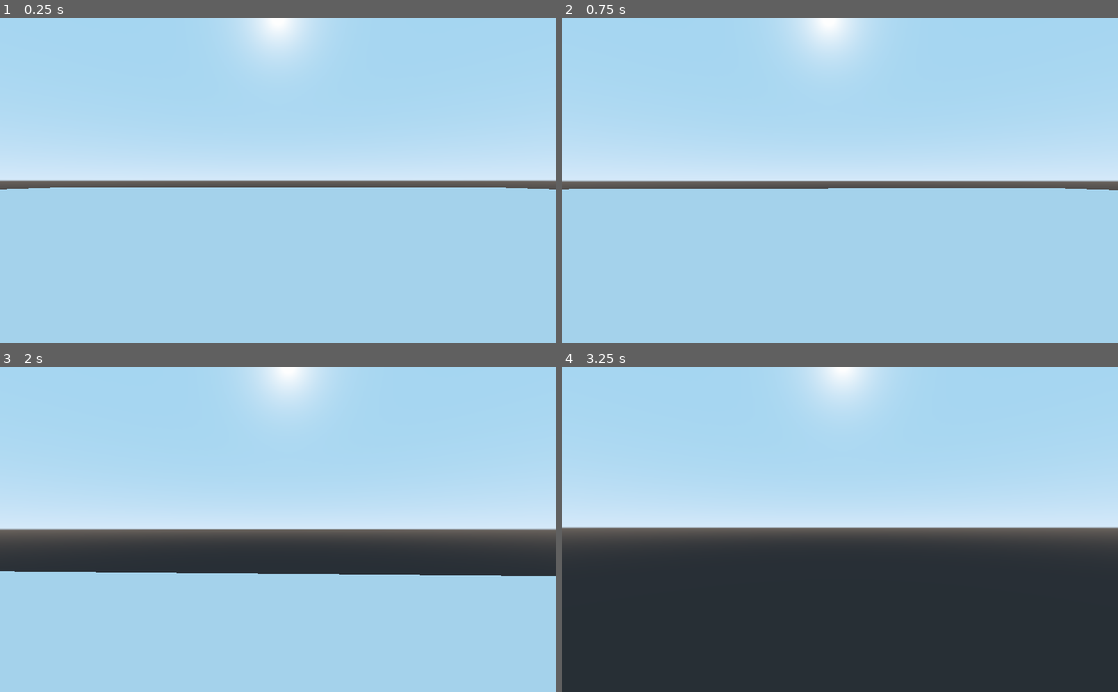
Above: before the commit, frames 1-4 (two rows, left to right).
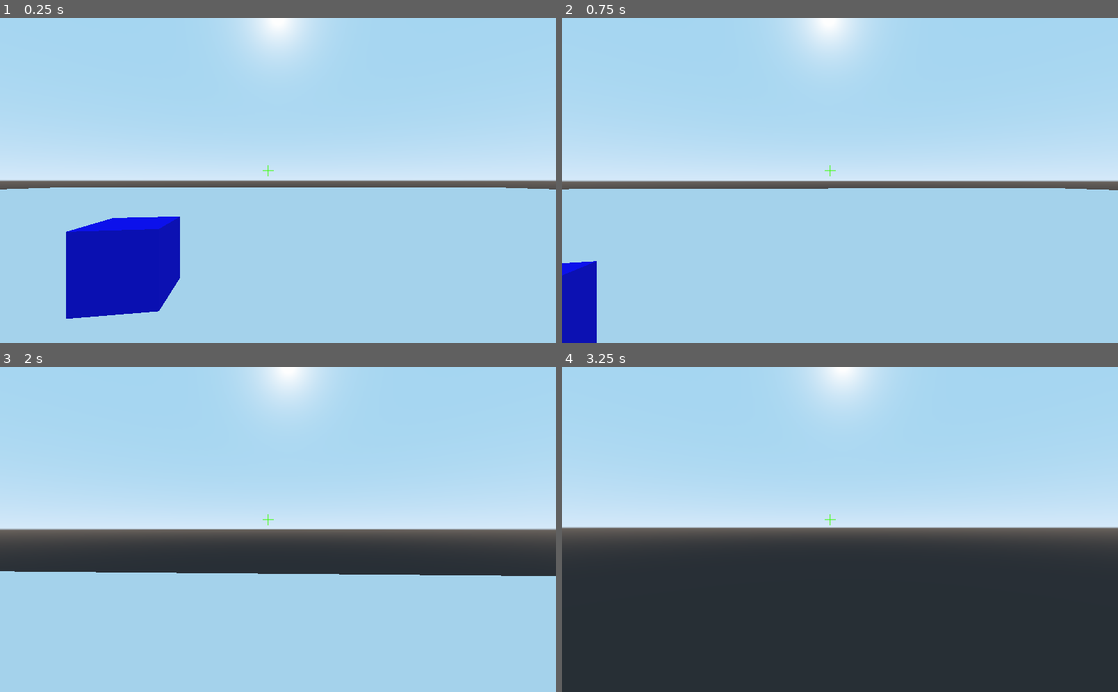
Above: after the commit, the same moments.

Repository: Hypesio/GGJ_2023
Game: Godot game, scene res://src/main/Main.tscn
Two runs of this game, one before a commit and one after it. Both use one fixed random seed, a clock stepped at 60 frames per second and the inputs below.
Inputs (mouse positions are in pixels of both pictures, inside the frame that each line leads up to):
- Up to frame 1 (0.25 s): no input
- Up to frame 2 (0.75 s): tap Enter at 0.5 s; move the mouse to (867, 180) at 0.52 s; press the mouse at (867, 180) at 0.53 s; hold W (movement_forward) from 0.53 s (still down)
- Up to frame 3 (2 s): keep holding W (movement_forward); tap Space (movement_jump) at 0.77, 1.52 s; move the mouse to (250, 529) at 1.27 s; release the mouse at (250, 529) at 1.28 s; click (250, 529) at 1.35 s
- Up to frame 4 (3.25 s): keep holding W (movement_forward); move the mouse to (851, 523) at 2.02 s; press the mouse at (851, 523) at 2.03 s; move the mouse to (834, 536) at 2.77 s; release the mouse at (834, 536) at 2.78 s; click (834, 536) at 2.85 s; tap Space (movement_jump) at 3.02 s

The runs differ from the first frame. In frame 1, 5.8% of the frame differs, in the area x 11-50%, y 45-93%; in frame 2, 1.6%; in frame 3, less than 0.1%; in frame 4, less than 0.1%.

Commit message:
Ajout d'objet, interact, highlight

Diff:
--- a/project.godot
+++ b/project.godot
@@ -7,6 +7,16 @@
 ;   param=value ; assign values to parameters
 
 config_version=4
+
+_global_script_classes=[ {
+"base": "StaticBody",
+"class": "Obj",
+"language": "GDScript",
+"path": "res://src/objects/Object.gd"
+} ]
+_global_script_class_icons={
+"Obj": ""
+}
 
 [application]
 
@@ -45,11 +55,18 @@
 "events": [ Object(InputEventKey,"resource_local_to_scene":false,"resource_name":"","device":0,"alt":false,"shift":false,"control":false,"meta":false,"command":false,"pressed":false,"scancode":0,"physical_scancode":32,"unicode":0,"echo":false,"script":null)
  ]
 }
+interact={
+"deadzone": 0.5,
+"events": [ Object(InputEventMouseButton,"resource_local_to_scene":false,"resource_name":"","device":0,"alt":false,"shift":false,"control":false,"meta":false,"command":false,"button_mask":0,"position":Vector2( 0, 0 ),"global_position":Vector2( 0, 0 ),"factor":1.0,"button_index":1,"pressed":false,"doubleclick":false,"script":null)
+, Object(InputEventKey,"resource_local_to_scene":false,"resource_name":"","device":0,"alt":false,"shift":false,"control":false,"meta":false,"command":false,"pressed":false,"scancode":0,"physical_scancode":69,"unicode":0,"echo":false,"script":null)
+ ]
+}
 
 [layer_names]
 
 3d_physics/layer_1="player"
 3d_physics/layer_2="playground"
+3d_physics/layer_3="object"
 
 [physics]
 
--- a/src/main/Playground.tscn
+++ b/src/building/Floor.tscn
@@ -8,18 +8,15 @@
 [sub_resource type="BoxShape" id=3]
 extents = Vector3( 50, 0.1, 50 )
 
-[node name="Playground" type="Spatial"]
-transform = Transform( 1, 0, 0, 0, -4.37114e-08, -1, 0, 1, -4.37114e-08, 0, 0, 0 )
-
-[node name="MeshInstance" type="MeshInstance" parent="."]
-transform = Transform( 1, 0, 0, 0, -1, -8.74228e-08, 0, 8.74228e-08, -1, 0, 0, 0 )
+[node name="Floor" type="MeshInstance"]
+transform = Transform( 1, 0, 0, 0, -4.37114e-08, 1, 0, -1, -4.37114e-08, 0, 0, 0 )
 mesh = SubResource( 1 )
 material/0 = SubResource( 2 )
 
-[node name="StaticBody" type="StaticBody" parent="MeshInstance"]
+[node name="StaticBody" type="StaticBody" parent="."]
 collision_layer = 2
 collision_mask = 0
 
-[node name="CollisionShape" type="CollisionShape" parent="MeshInstance/StaticBody"]
+[node name="CollisionShape" type="CollisionShape" parent="StaticBody"]
 transform = Transform( 1, 0, 0, 0, -4.37114e-08, -1, 0, 1, -4.37114e-08, 0, 0, 0 )
 shape = SubResource( 3 )
--- /dev/null
+++ b/src/main/Main.gd
@@ -0,0 +1 @@
+extends Spatial
--- a/src/main/Main.tscn
+++ b/src/main/Main.tscn
@@ -1,11 +1,17 @@
-[gd_scene load_steps=3 format=2]
+[gd_scene load_steps=5 format=2]
 
 [ext_resource path="res://src/player/Player.tscn" type="PackedScene" id=1]
-[ext_resource path="res://src/main/Playground.tscn" type="PackedScene" id=2]
+[ext_resource path="res://src/building/Floor.tscn" type="PackedScene" id=2]
+[ext_resource path="res://src/objects/Object.tscn" type="PackedScene" id=3]
+[ext_resource path="res://src/main/Main.gd" type="Script" id=4]
 
 [node name="Main" type="Spatial"]
+script = ExtResource( 4 )
 
-[node name="Playground" parent="." instance=ExtResource( 2 )]
+[node name="Floor" parent="." instance=ExtResource( 2 )]
 
 [node name="Player" parent="." instance=ExtResource( 1 )]
-transform = Transform( 1, 0, 0, 0, 1, 0, 0, 0, 1, 0, 1.69887, 1.10863 )
+transform = Transform( 1, 0, 0, 0, 1, 0, 0, 0, 1, 0, 1.47395, 1.10863 )
+
+[node name="Object" parent="." instance=ExtResource( 3 )]
+transform = Transform( 0.987868, 0, 0.155297, 0, 1, 0, -0.155297, 0, 0.987868, -2.01781, 0.511818, -2.1278 )
--- /dev/null
+++ b/src/objects/Object.gd
@@ -0,0 +1,20 @@
+extends StaticBody
+class_name Obj
+
+var obj_mesh_material
+export var normal_color := Color(0, 0, 1)
+export var highlight_color := Color(1, 1, 1)
+
+func _ready() -> void:
+	yield(get_parent(), "ready")
+	obj_mesh_material = get_parent().mesh.material
+	obj_mesh_material.albedo_color = normal_color
+
+func highlight():
+	obj_mesh_material.albedo_color = highlight_color
+
+func stop_highlight():
+	obj_mesh_material.albedo_color = normal_color
+
+func interact():
+	print("interacting...")
--- /dev/null
+++ b/src/objects/Object.tscn
@@ -0,0 +1,24 @@
+[gd_scene load_steps=5 format=2]
+
+[ext_resource path="res://src/objects/Object.gd" type="Script" id=1]
+
+[sub_resource type="SpatialMaterial" id=2]
+
+[sub_resource type="CubeMesh" id=1]
+material = SubResource( 2 )
+size = Vector3( 1, 1, 1 )
+
+[sub_resource type="BoxShape" id=3]
+extents = Vector3( 0.5, 0.5, 0.5 )
+
+[node name="Object" type="MeshInstance"]
+transform = Transform( 1, 0, 0, 0, 1, 0, 0, 0, 1, 0, 0.498613, 0 )
+mesh = SubResource( 1 )
+
+[node name="StaticBody" type="StaticBody" parent="."]
+collision_layer = 4
+collision_mask = 0
+script = ExtResource( 1 )
+
+[node name="CollisionShape" type="CollisionShape" parent="StaticBody"]
+shape = SubResource( 3 )
--- a/src/player/Player.tscn
+++ b/src/player/Player.tscn
@@ -1,12 +1,21 @@
-[gd_scene load_steps=3 format=2]
+[gd_scene load_steps=6 format=2]
 
 [ext_resource path="res://src/player/Player.gd" type="Script" id=1]
+[ext_resource path="res://src/player/RayCast.gd" type="Script" id=2]
+[ext_resource path="res://assets/crosshair.png" type="Texture" id=3]
+
+[sub_resource type="CapsuleMesh" id=2]
 
 [sub_resource type="CapsuleShape" id=1]
 
 [node name="Player" type="KinematicBody"]
-collision_mask = 2
+transform = Transform( 1, 0, 0, 0, 1, 0, 0, 0, 1, 0, 1.47618, 0 )
+collision_mask = 6
 script = ExtResource( 1 )
+
+[node name="MeshInstance" type="MeshInstance" parent="."]
+transform = Transform( 1, 0, 0, 0, -4.37114e-08, 1, 0, -1, -4.37114e-08, 0, 0, 0 )
+mesh = SubResource( 2 )
 
 [node name="CollisionShape" type="CollisionShape" parent="."]
 transform = Transform( 1, 0, 0, 0, -4.37114e-08, -1, 0, 1, -4.37114e-08, 0, 0, 0 )
@@ -15,3 +24,35 @@
 [node name="Rotation_Helper" type="Spatial" parent="."]
 
 [node name="Camera" type="Camera" parent="Rotation_Helper"]
+
+[node name="RayCast" type="RayCast" parent="Rotation_Helper/Camera"]
+enabled = true
+cast_to = Vector3( 0, 0, -2 )
+collision_mask = 4
+script = ExtResource( 2 )
+
+[node name="HUD" type="Control" parent="."]
+anchor_right = 1.0
+anchor_bottom = 1.0
+
+[node name="Crosshair" type="Control" parent="HUD"]
+anchor_left = 0.5
+anchor_top = 0.5
+anchor_right = 0.5
+anchor_bottom = 0.5
+margin_left = -20.0
+margin_top = -20.0
+margin_right = 20.0
+margin_bottom = 20.0
+rect_scale = Vector2( 0.1, 0.1 )
+
+[node name="TextureRect" type="TextureRect" parent="HUD/Crosshair"]
+anchor_left = 0.5
+anchor_top = 0.5
+anchor_right = 0.5
+anchor_bottom = 0.5
+margin_left = -310.0
+margin_top = -310.0
+margin_right = 310.0
+margin_bottom = 310.0
+texture = ExtResource( 3 )
--- /dev/null
+++ b/src/player/RayCast.gd
@@ -0,0 +1,15 @@
+extends RayCast
+
+var colliding_shape: StaticBody = null
+
+func _physics_process(delta: float) -> void:
+	if is_colliding():
+		colliding_shape = get_collider()
+		colliding_shape.highlight()
+	if colliding_shape and not is_colliding():
+		colliding_shape.stop_highlight()
+		colliding_shape = null
+
+func _unhandled_input(event: InputEvent) -> void:
+	if event.is_action_pressed("interact") and colliding_shape:
+		colliding_shape.interact()
Binary file added: assets/crosshair.png
